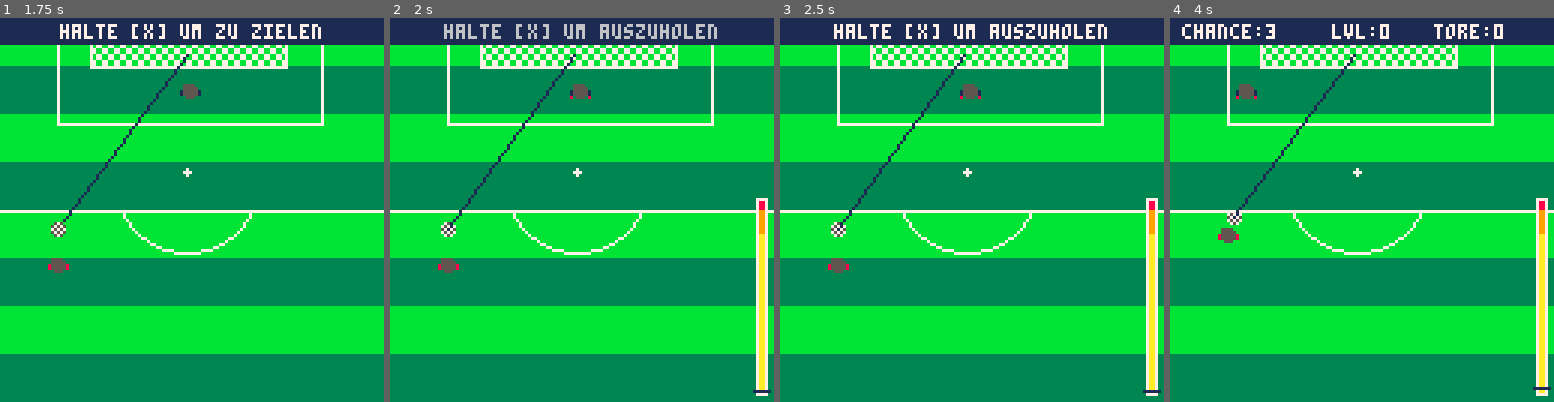
Above: before the commit, frames 1-4 (left to right).
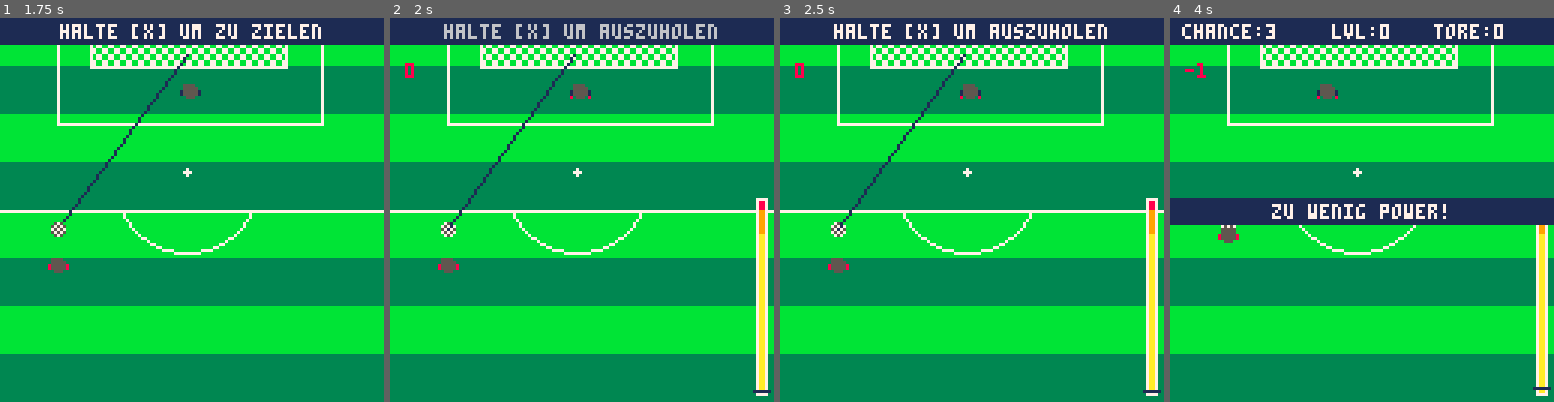
Above: after the commit, the same moments.

Repository: zothynine/torchance
Game: PICO-8 cartridge elfmeter.p8
The game is run twice, just before and just after one commit, with the same random seed, the same clock (stepped at 60 frames per second) and the same inputs.
Inputs:
- Up to frame 1 (1.75 s): tap X (X key) at 0.33, 1.07 s; tap O (Z key) at 0.7, 1.7 s
- Up to frame 2 (2 s): tap X (X key) at 1.85 s
- Up to frame 3 (2.5 s): tap O (Z key) at 2.1 s
- Up to frame 4 (4 s): tap O (Z key) every 0.4 s from 2.5 to 3.7 s; tap X (X key) at 2.97 s

Frame 1 is identical in both runs. In frame 2, less than 0.1% of the frame differs, in the area x 3-7%, y 11-16%; in frame 3, less than 0.1%; in frame 4, 7.6%, in the area x 0-100%, y 9-56%.

Commit message:
Implement ball slow down when low kicking strength

Diff:
--- a/elfmeter.p8
+++ b/elfmeter.p8
@@ -42,15 +42,27 @@
 	local _gxf = flr(goalie.x)
 	local _axf = flr(aiming.x)
 
+	if kicking.stren == 0 then
+		shot.tooslow = true
+		shot.missed = true
+		kicking.stren = -1
+	end
+
 	--catch slow ball
+	if kicking.stren < 15 then
+
+		--slow down ball
+		kicking.stren = mid(0,kicking.stren-0.1,kicking.stren)
+	end
+
 	if kicking.stren < 20 then
 
- 		--follow slow ball
- 		if goalie.x > ball.x then
- 			goalie.x -= 1
- 		elseif goalie.x < ball.x then
- 			goalie.x += 1
- 		end
+ 	--follow slow ball
+ 	if goalie.x > ball.x then
+ 		goalie.x -= 1
+ 	elseif goalie.x < ball.x then
+ 		goalie.x += 1
+ 	end
 
 	end
 end
@@ -285,7 +297,8 @@
 
 			player.y -= 1
 
-		elseif ball.y > ball.miny then
+		elseif ball.y > ball.miny
+									and kicking.stren > -1 then
 
 			local ballspeed = kicking.stren/10
 			player.fixed = true
@@ -406,16 +419,20 @@
  			_goaltxt = "stange!"
  		elseif shot.overshot then
  			_goaltxt = "zu viel power - ueber das tor!"
+ 		elseif shot.tooslow then
+ 			_goaltxt = "zu wenig power!"
  		end
 		end
 
 		draw_hint(_goaltxt,false,60)
 	end
 
-	--debug
+	--draw goalie skill pointers
 	pset(goalie.x-goalielvl,goalie.y+4,8)
 	pset(goalie.x+6+goalielvl,goalie.y+4,8)
 
+	--debug
+	print(kicking.stren,5,15,8)
 end
 
 -->8
@@ -539,6 +556,7 @@
 		overshot = false,
 		outside = false,
 		pole = false,
+		tooslow = false,
 		done = false
 	}
 
